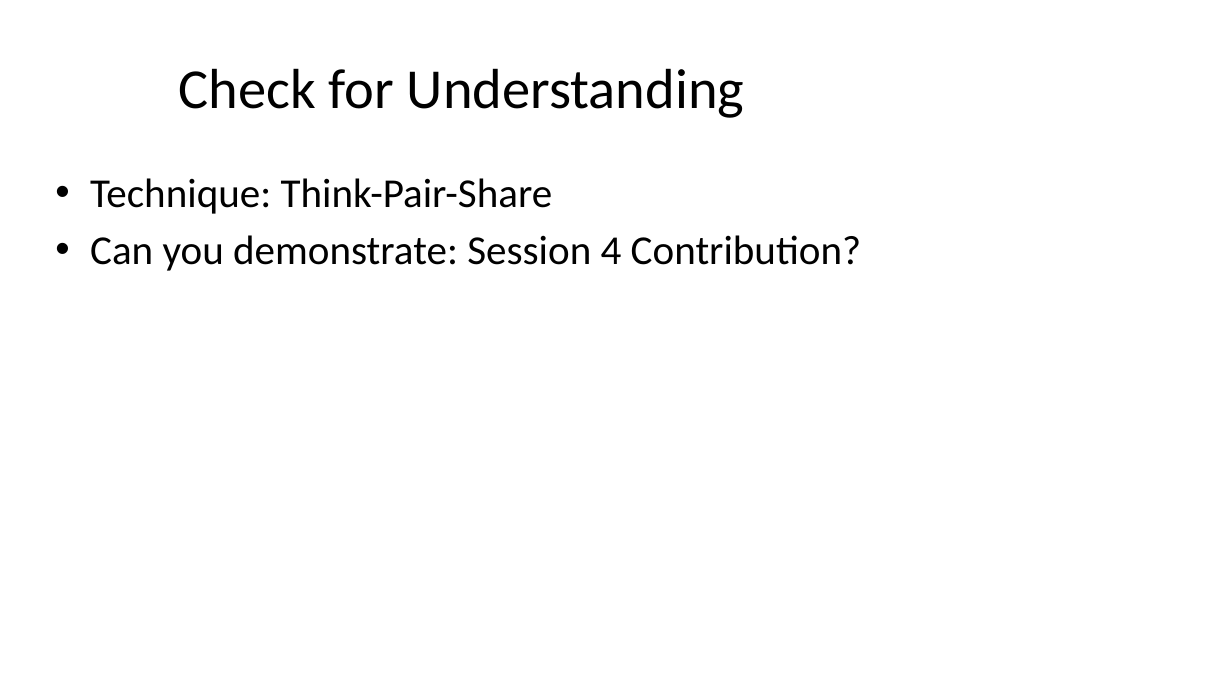
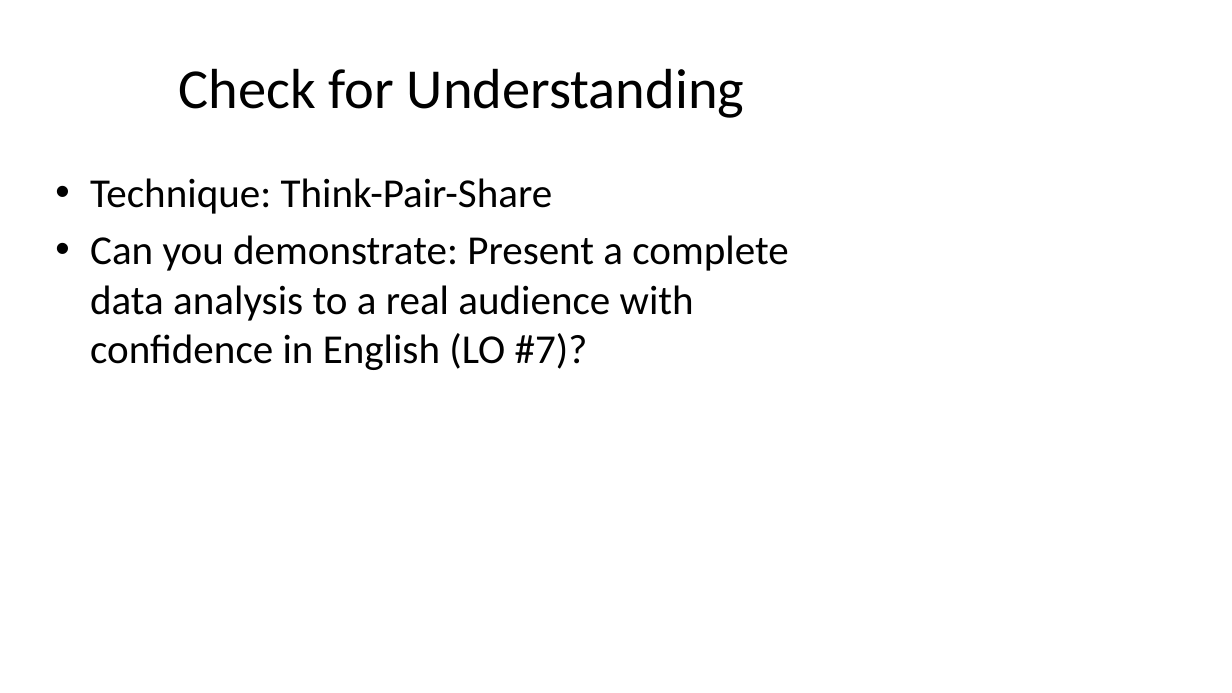
Before and after one commit to nlwtest2020/AyElSeeMoldo, a slide deck: slide 17 of curriculum-planner/output/slides/session_04_slides.pptx. Drawn at 1232x693 pixels with LibreOffice and Linux fonts; fonts in the diff are those of the drawing. Boxes give left, top, right and bottom in pixels: in the first picture for what was removed or moved away, otherwise in the second. Text is boxed around its words. In the diff, an @@ line names an element or a change of style, - is before the commit and + after.

```diff
--- a/curriculum-planner/output/slides/session_04_slides.pptx
+++ b/curriculum-planner/output/slides/session_04_slides.pptx
@@ text at box(90, 235, 788, 370): text changed @@
-• Can you demonstrate: Session 4 Contribution?
+• Can you demonstrate: Present a complete data analysis to a real audience with confidence in English (LO #7)?
```
Also in this commit, not shown: 3 other slides changed, 11 other files.
